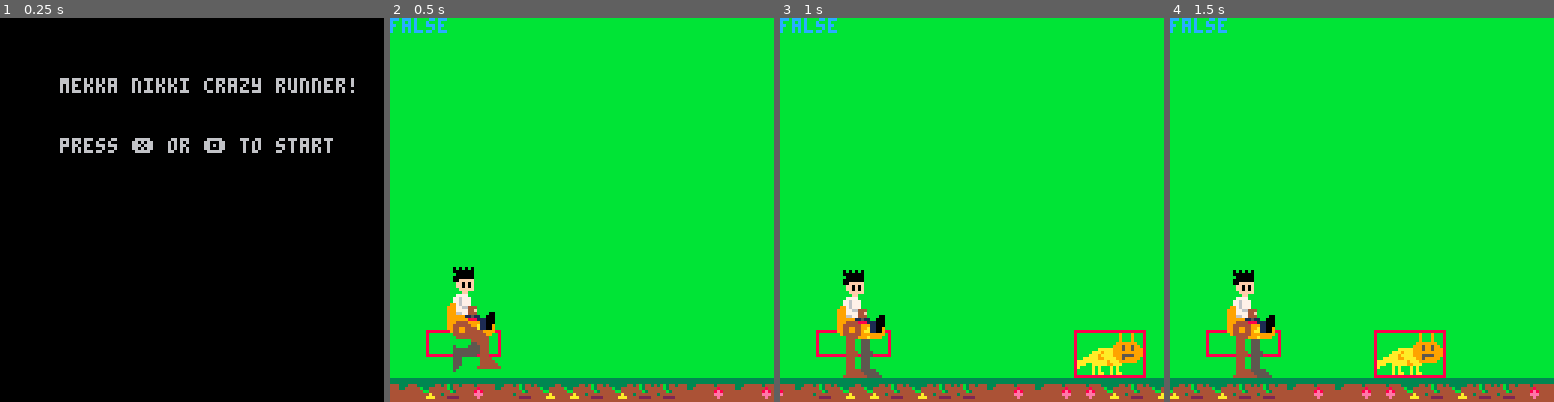
Above: before the commit, frames 1-4 (left to right).
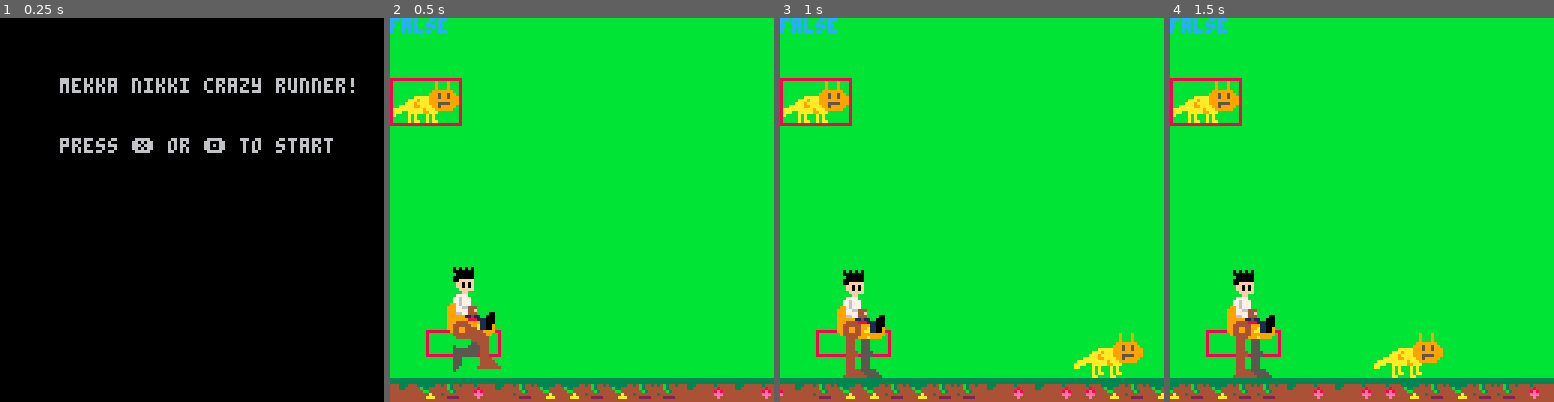
Above: after the commit, the same moments.

Repository: HingeAntoine/MekkaRunner
Game: PICO-8 cartridge mekkarunner.p8
Same seed, same stepped clock (60 frames per second), same inputs: the game is played once before the commit and once after it.
Inputs:
- Up to frame 1 (0.25 s): no input
- Up to frame 2 (0.5 s): tap X (X key) at 0.33 s
- Up to frame 3 (1 s): tap O (Z key) at 0.7 s
- Up to frame 4 (1.5 s): tap X (X key) at 1.07 s

Frame 1 is identical in both runs. In frame 2, 1.3% of the frame differs, in the area x 0-19%, y 15-29%; in frame 3, 1.8%, in the area x 0-96%, y 15-94%; in frame 4, 1.8%.

Commit message:
Added Obstacle management (object to tweak)

Diff:
--- a/mekkarunner.p8
+++ b/mekkarunner.p8
@@ -26,7 +26,7 @@
 obst_tiles={nothing,stone_pers,hound}
 obstacles={}
 
---vxmac=0
+vxmac=2
 vymac=0
 
 is_jumping=false
@@ -60,6 +60,38 @@
  return not res
 end
 
+--******* obstacle mgmt *******
+obstacle={}
+obstacle.__index=obstacle
+
+function obstacle.create(x,y,sprite,zone,htbxs)
+ local obs={}
+ setmetatable(obs,obstacle)
+ obs.x=x
+ obs.y=y
+ obs.sprite=sprite
+ obs.zone=zone
+ obs.hitboxes=htbxs
+ return obs
+end
+
+function obstacle:draw()
+ spr(self.sprite,self.x,self.y,
+  self.zone[1],self.zone[2])
+end
+
+function obstacle:drawhit()
+ local hit=self.hitboxes[1]
+ rect(self.x+hit.x1,self.y+hit.y1,
+  self.x+hit.x2,self.y+hit.y2,
+  8)
+end
+
+lionhit=hitbox.create(0,0,23,15)
+lion=obstacle.create(0,20,
+ 64,{3,2},
+ {lionhit})
+
 --*******************
 function init_bckgrnd()
  while #bckgrnd<bck_len do
@@ -163,7 +195,7 @@
 
 --*******************
 function draw_background()
- local v=1/2
+ local v=1/vxmac
  local xstart=flr(frame_count/v)%8*(-1)
  --local xcell =flr(flr(frame_count/v)/8)
 
@@ -319,6 +351,10 @@
 
  rectfill(0,0,127,127,11)
  print(is_coll, 0,0,12)
+
+ lion:draw()
+ lion:drawhit()
+
  draw_coll()
  draw_background()
  draw_machine(xmac,ymac)
@@ -415,22 +451,22 @@
 00000000000000000000000000000000000000000000000000000000000000000000000000000000000000000000000000000000000000000000000000000000
 00000000000000000000000000000000000000000000000000000000000000000000000000000000000000000000000000000000000000000000000000000000
 00000000000000000000000000000000000000000000000000000000000000000000000000000000000000000000000000000000000000000000000000000000
-8888888888888888888888888888888888888888000000000000000033333333bb33333333bb3bb3333333330000000000000000000000000000000000000000
-800000000000000900090008800000000000000800000000000000003bb333344bb333bbb3343433333333330000000000000000000000000000000000000000
-80000000000000090009000880000000000000080000000000000000344333443333333b443443b3333333330000000000000000000000000000000000000000
-80000000000000090009000880000033300000080000000000000000334433333333333334443333333333330000000000000000000000000000000000000000
-8000000000000099999990088000056bb3000008000000000000000033343333bb3bb33334333333333333330000000000000000000000000000000000000000
-80000000000009995995990883000555550000080000000000000000b333333bbbbbbb3333333333333333330000000000000000000000000000000000000000
-80000000aaaaa999599599988b300b56500000080000000000000000bb333344bbb4bbb333bbbbbb333333bb0000000000000000000000000000000000000000
-800000aaa9aaa9999999999885b5b5555b0000080000000000000000bbbbbbb4bb4444bbbbbb3bbbbbbbbbbb0000000000000000000000000000000000000000
-80000aaa9aaaa99955559998805555555500000800000000000000001115444491544441544433b44444bb220000000000000000000000000000000000000000
-800aaaaa99aaaa995999990880005655550000080003000003000000111544491154444544433334444411220000000000000000000000000000000000000000
-8aaaaaaaaaa9aaa9999990088000055565000008030040b0b30b0000111544491154444444423334444411220000000000000000000000000000000000000000
-8aaa00aaaaa99aaa00000008800005655500000834400400044b0000111544449155444444222254444441220000000000000000000000000000000000000000
-8a0000a0a000a0a00000000880000555550000080004404044000000111544449115444442222254444441220000000000000000000000000000000000000000
-800000a0a000a0a000000008800035506500000800b0004400b00000111544449115544444222254444441220000000000000000000000000000000000000000
-800000a0aa00a0aa000000088003b500550000080000000400000000111554449111544444422254444441220000000000000000000000000000000000000000
-888888888888888888888888888b5583558888880000000400000000111554449111544444422255444441120000000000000000000000000000000000000000
+0000000000000000000000008888888888888888000000000000000033333333bb33333333bb3bb3333333330000000000000000000000000000000000000000
+000000000000000900090000800000000000000800000000000000003bb333344bb333bbb3343433333333330000000000000000000000000000000000000000
+00000000000000090009000080000000000000080000000000000000344333443333333b443443b3333333330000000000000000000000000000000000000000
+00000000000000090009000080000033300000080000000000000000334433333333333334443333333333330000000000000000000000000000000000000000
+0000000000000099999990008000056bb3000008000000000000000033343333bb3bb33334333333333333330000000000000000000000000000000000000000
+00000000000009995995990083000555550000080000000000000000b333333bbbbbbb3333333333333333330000000000000000000000000000000000000000
+00000000aaaaa999599599908b300b56500000080000000000000000bb333344bbb4bbb333bbbbbb333333bb0000000000000000000000000000000000000000
+000000aaa9aaa9999999999085b5b5555b0000080000000000000000bbbbbbb4bb4444bbbbbb3bbbbbbbbbbb0000000000000000000000000000000000000000
+00000aaa9aaaa99955559990805555555500000800000000000000001115444491544441544433b44444bb220000000000000000000000000000000000000000
+000aaaaa99aaaa995999990080005655550000080003000003000000111544491154444544433334444411220000000000000000000000000000000000000000
+0aaaaaaaaaa9aaa9999990008000055565000008030040b0b30b0000111544491154444444423334444411220000000000000000000000000000000000000000
+aaaa00aaaaa99aaa00000000800005655500000834400400044b0000111544449155444444222254444441220000000000000000000000000000000000000000
+aa0000a0a000a0a00000000080000555550000080004404044000000111544449115444442222254444441220000000000000000000000000000000000000000
+000000a0a000a0a000000000800035506500000800b0004400b00000111544449115544444222254444441220000000000000000000000000000000000000000
+000000a0aa00a0aa000000008003b500550000080000000400000000111554449111544444422254444441220000000000000000000000000000000000000000
+000000aa0000aa0000000000888b5583558888880000000400000000111554449111544444422255444441120000000000000000000000000000000000000000
 00000000000000000000000000000000000000000000000000000000111554449115544444422254444411220000000000000000000000000000000000000000
 00000000000000000000000000000000000000000000000000000000111544449115544444442255544411220000000000000000000000000000000000000000
 00000000000000000000000000000000000000000000000000000000111544549111544444442255444411220000000000000000000000000000000000000000
